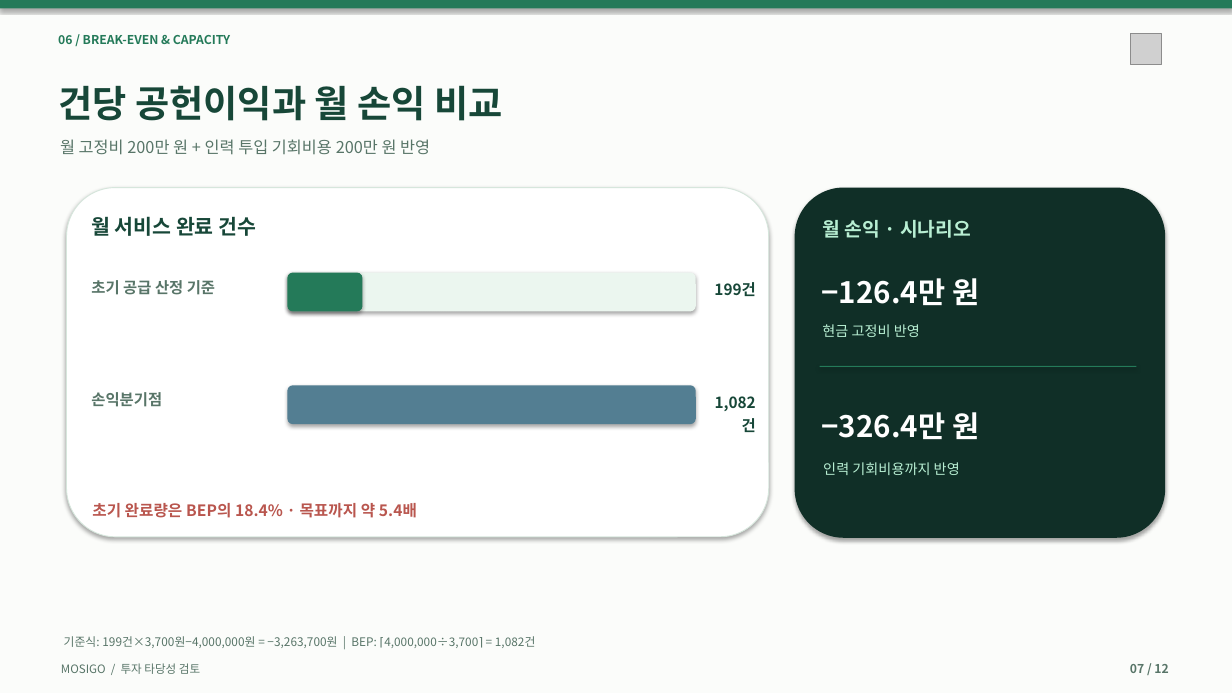
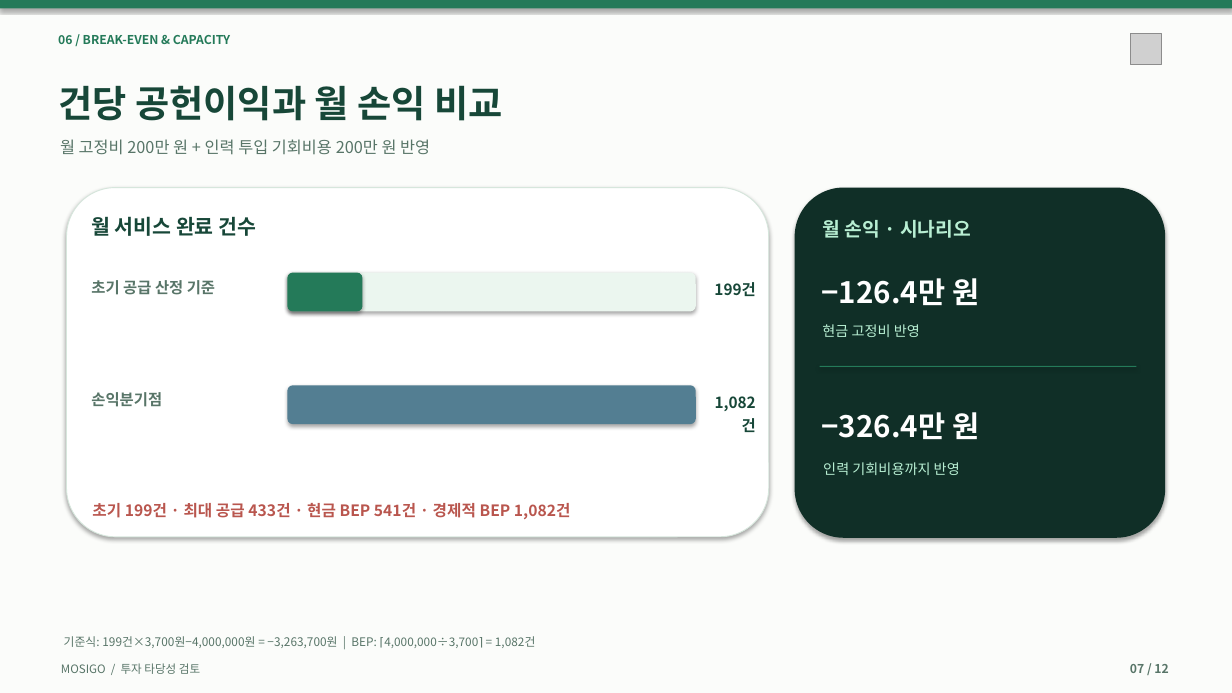
Before and after one commit to dohyunkimmm/mosigo-case-study, a slide deck: slide 7 of downloads/MOSIGO_IR_Investment_Review_12slides.pptx. Drawn at 1232x693 pixels with LibreOffice and Linux fonts; fonts in the diff are those of the drawing; grey boxes stand for pictures. Boxes give left, top, right and bottom in pixels: in the first picture for what was removed or moved away, otherwise in the second. Text is boxed around its words. In the diff, an @@ line names an element or a change of style, - is before the commit and + after.

```diff
--- a/downloads/MOSIGO_IR_Investment_Review_12slides.pptx
+++ b/downloads/MOSIGO_IR_Investment_Review_12slides.pptx
@@ text at bbox=[92, 503, 571, 519]: text changed @@
-초기 완료량은 BEP의 18.4% · 목표까지 약 5.4배
+초기 199건 · 최대 공급 433건 · 현금 BEP 541건 · 경제적 BEP 1,082건
```
Also in this commit, not shown: 3 other slides changed, 11 other files.
